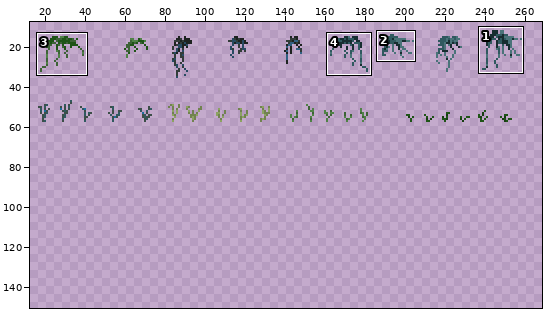
Two versions of one pixel-art file, Assets/reut.aseprite. Above, an overview of the earlier version with the close-up marked.
Close-up. Old version:
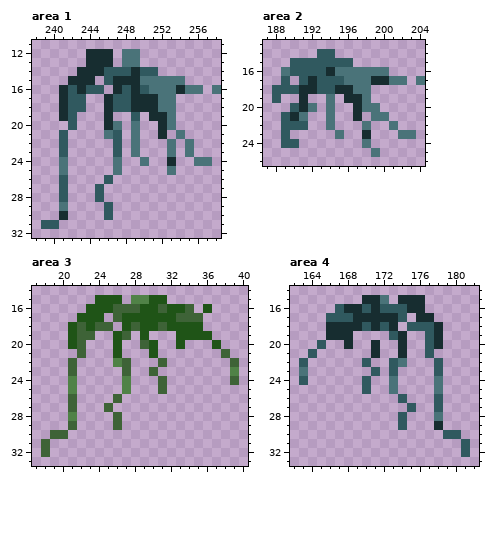
269x345 pixels, 1 frame. Pixels under 10% opacity are left out. Colours within 5 levels of each other are drawn and written as one. Shown: area 1: x 238..258, y 11..32; area 2: x 187..204, y 13..26; area 3: x 17..40, y 14..33; area 4: x 162..182, y 14..33. The wide view leaves out empty margins. The commit also changed other parts of the picture, which this record leaves out.
Now the later version:
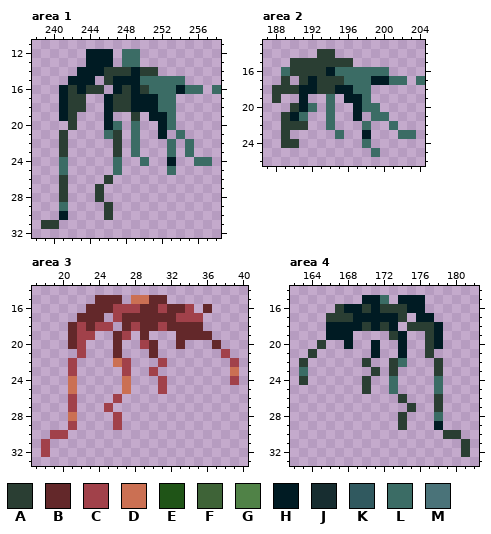
Palette (. is transparent): A #2a3e33  B #63282a  C #a1414a  D #cb7053  E #1f5417  F #3e6337  G #508247  H #001b23  J #172d30  K #30595f  L #3b6c65  M #4a7379
What changed:
Changed rows in their new state; - is an unchanged pixel.
Area 1:
first column x 239:
12 -----HHH-LL---------
13 -----HHH-LL---------
14 ----HHHAAAHAA-------
15 ---HHH-AHHHLLLLL----
16 --HAHAA-HAHALLLHLL-L
17 --HAA--HAAHHHLL-----
18 --HAA--HAAHHHLL-----
19 --HA---H--A-HHL-----
20 ---A---HL-L--HL-----
21 --A----LA-L--H-L----
22 --A-----A-L---L-L---
23 --A-----A-L---L-L---
24 --L-----L--L--H--LL-
25 --L-----L-----L-----
26 --A----A------------
27 --A---A-------------
28 --A---A-------------
29 --L----A------------
30 --H----A------------
31 AA------------------
Area 2:
first column x 188:
14 -----AA----------
15 --AAAAAAA--------
16 -LAAAAHLLLLLL----
17 -A-AHAAALLLHHLL-L
18 AAAHHAAHHLL------
19 A--H--L-HHL------
20 --AHL-L--HLL-----
21 -AHL--L--H-LL----
22 -AAA--L---L--L---
23 -A-----L--H---LL-
24 -AA-------L------
25 -----------L-----
Area 3:
first column x 18:
15 ------BBB-DDBB--------
16 -----BBBCCCBBCBBC-B---
17 ----BBB-CBBBBBBCCC----
18 ---BCBCC-BCBBCBBBB----
19 ---BCC--BC-B---BBBB---
20 ---BC---B--CB--B---B--
21 ----C---B---B-------C-
22 ---C----DC---C-------C
23 ---C-----C--C--------D
24 ---D-----D---C-------C
25 ---D-----D---C--------
26 ---C----C-------------
27 ---C---C--------------
28 ---D----C-------------
29 ---C----C-------------
30 -CC-------------------
31 C---------------------
32 C---------------------
Area 4:
first column x 163:
15 -------HHL-HHH-----
16 ----AHHAHAAAHH-----
17 ---AAAHHHHHA-HH----
18 ---HHHHAHAH-AAAH---
19 ---HHH----AH--AH---
20 --A--H--H--H--AH---
21 -A------H--H--A----
22 A------A--AL---A---
23 L-------A-A----A---
24 A------A--L----L---
25 -------A--L----L---
26 -----------A---A---
27 ------------A--A---
28 -----------A---L---
29 -----------A---H---
30 ----------------AA-
31 ------------------A
32 ------------------A
Where, in picture pixels (left, top, right, bottom), the same in both close-ups:
changed: (41, 49, 221, 229)
changed: (272, 49, 425, 157)
changed: (41, 295, 239, 457)
changed: (299, 295, 470, 457)
